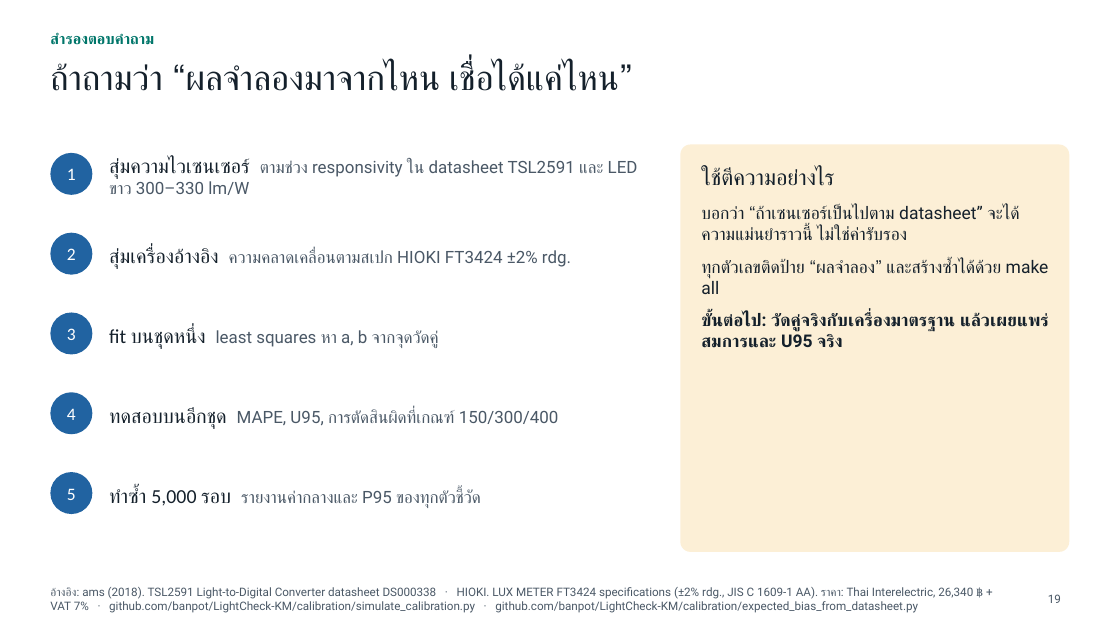
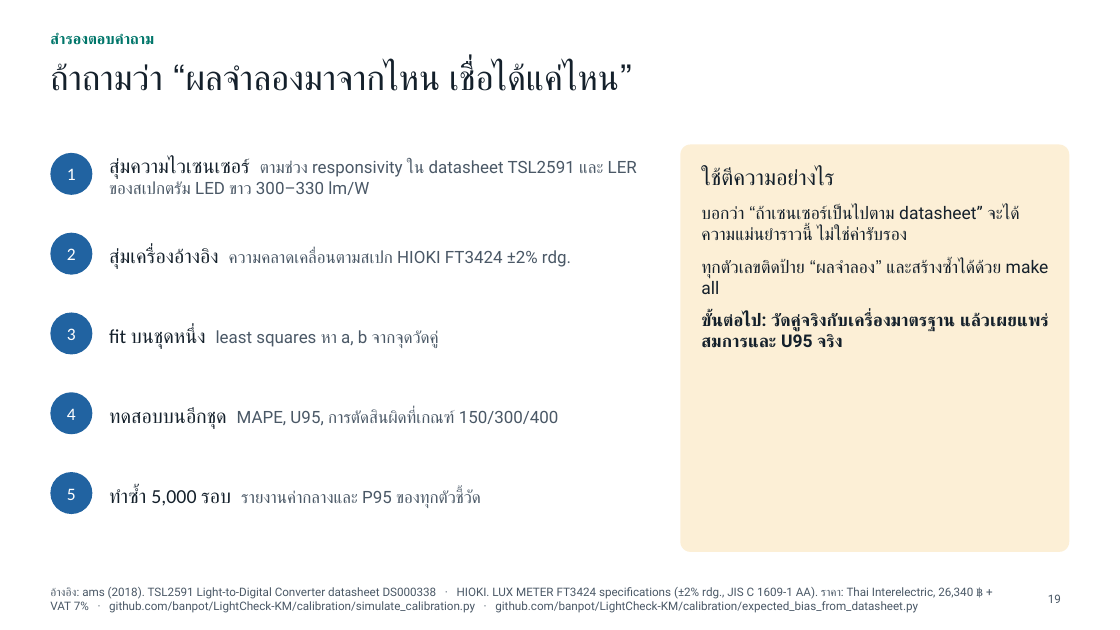
Before and after one commit to banpot/LightCheck-KM, a slide deck: slide 19 of presentation/LightCheck-KM_oral_KMDay2569.pptx. Drawn at 1120x630 pixels with LibreOffice and Linux fonts; fonts in the diff are those of the drawing; background and template pictures are left out. Boxes give left, top, right and bottom in pixels: in the first picture for what was removed or moved away, otherwise in the second. Text is boxed around its words. In the diff, an @@ line names an element or a change of style, - is before the commit and + after.

```diff
--- a/presentation/LightCheck-KM_oral_KMDay2569.pptx
+++ b/presentation/LightCheck-KM_oral_KMDay2569.pptx
@@ text at bbox=[109, 158, 637, 195]: text changed @@
-สุ่มความไวเซนเซอร์ ตามช่วง responsivity ใน datasheet TSL2591 และ LED ขาว 300–330 lm/W
+สุ่มความไวเซนเซอร์ ตามช่วง responsivity ใน datasheet TSL2591 และ LER ของสเปกตรัม LED ขาว 300–330 lm/W
```
Also in this commit, not shown: 11 other slides changed, 12 other files.
